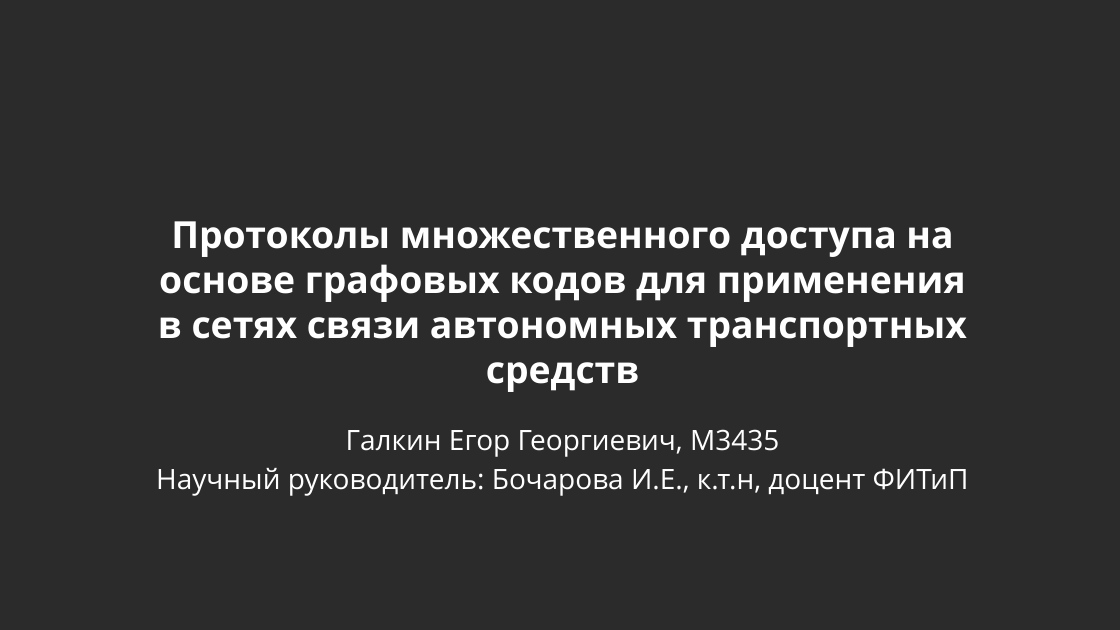
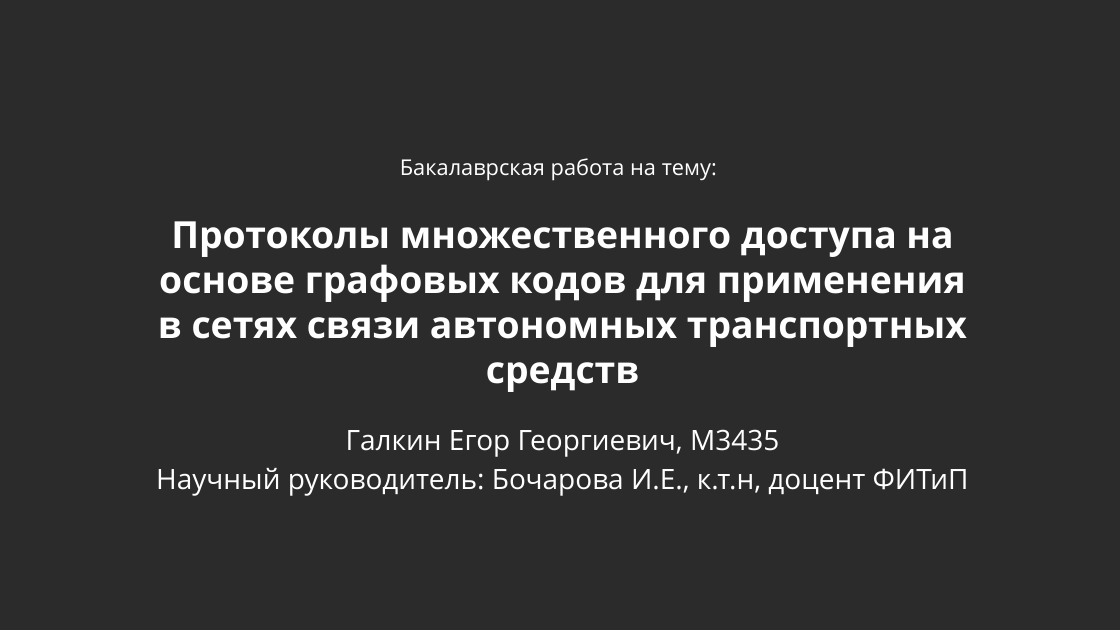
Before and after one commit to egalkin/bachelors_diploma, a slide deck: slide 1 of docs/presentation.pptx. Drawn at 1120x630 pixels with LibreOffice and Linux fonts; fonts in the diff are those of the drawing; background and template pictures are left out; a plain dark background stands for a picture behind light text. Boxes give left, top, right and bottom in pixels: in the first picture for what was removed or moved away, otherwise in the second. Text is boxed around its words. In the diff, an @@ line names an element or a change of style, - is before the commit and + after.

```diff
--- a/docs/presentation.pptx
+++ b/docs/presentation.pptx
@@ text added at box(400, 158, 717, 181), 14 pt, text #FFFFFF @@
+Бакалаврская работа на тему:
```
Also in this commit, not shown: 2 other slides changed, 8 slides added, 4 slides removed, 1 other file.
